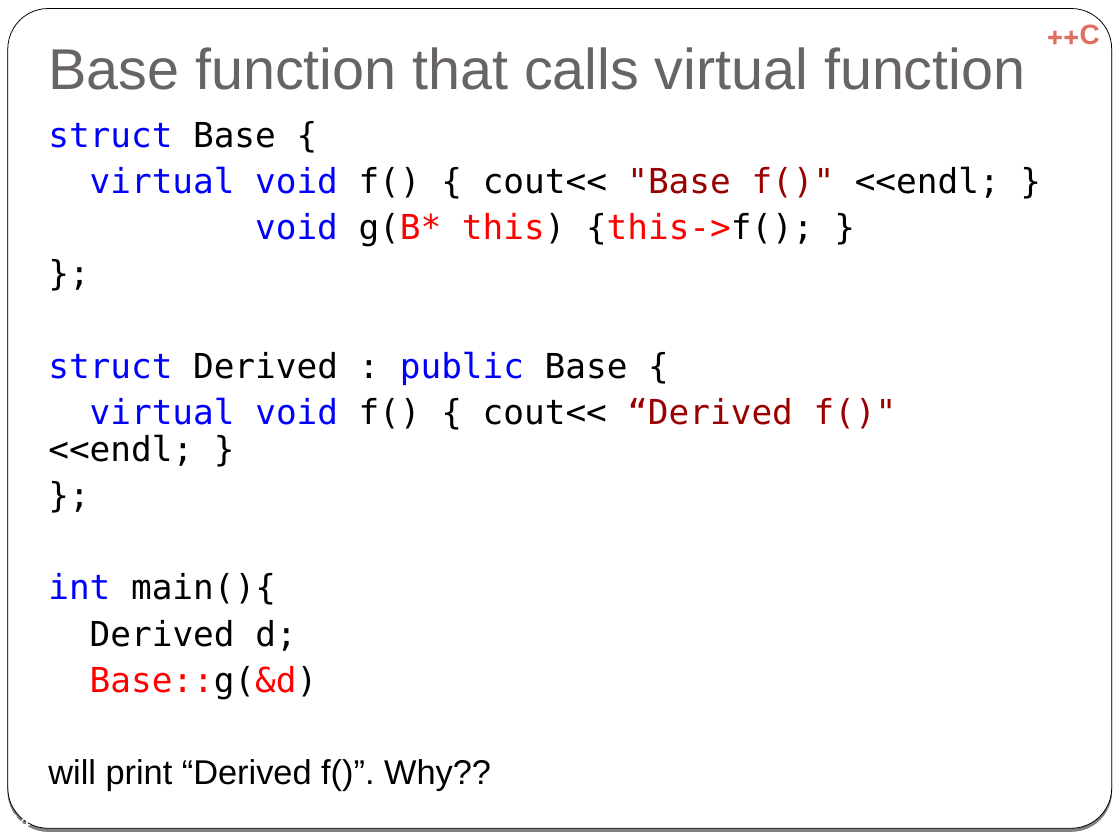
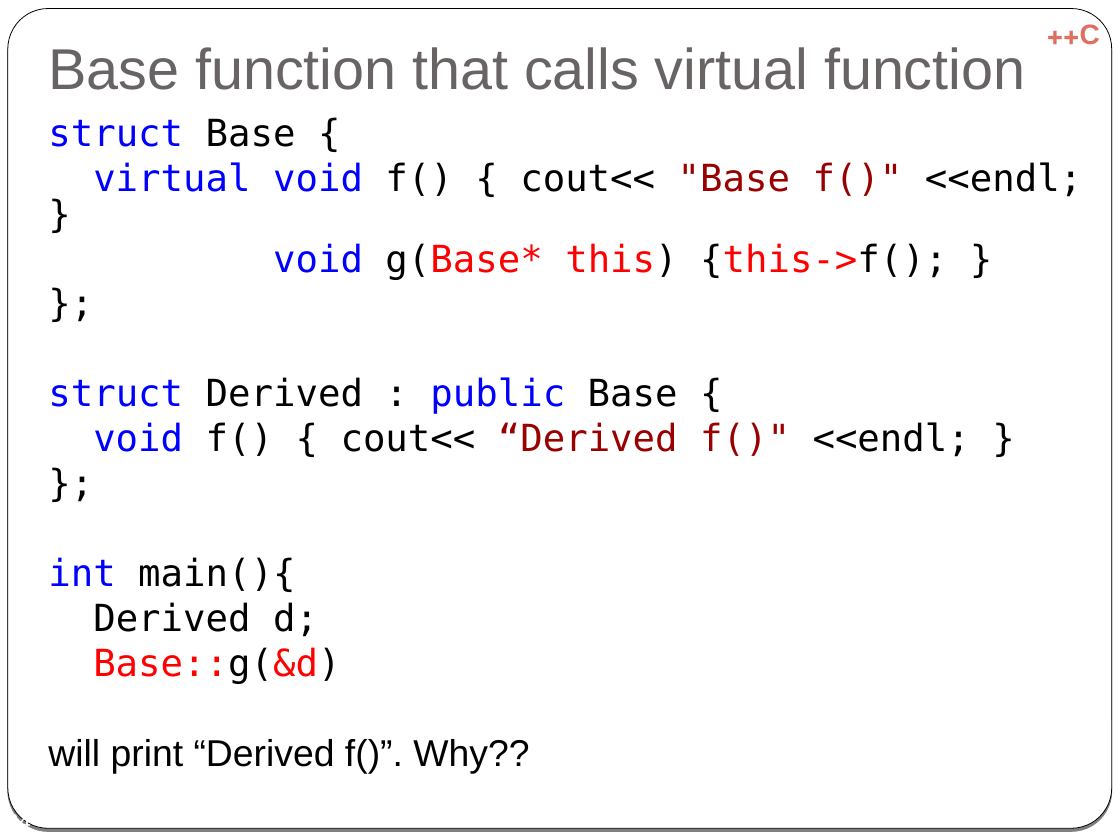
Before and after one commit to cpp-at-ariel/cpp-5778, a slide deck: slide 24 of week06-inheritance/slides-virtual.odp. Drawn at 1120x840 pixels with LibreOffice and Linux fonts; fonts in the diff are those of the drawing. Boxes give left, top, right and bottom in pixels: in the first picture for what was removed or moved away, otherwise in the second. Text is boxed around its words. In the diff, an @@ line names an element or a change of style, - is before the commit and + after.

```diff
--- a/week06-inheritance/slides-virtual.odp
+++ b/week06-inheritance/slides-virtual.odp
@@ text at (x1=48, y1=118, x2=1082, y2=773): size 22.1 to 24.1 pt in "struct Base {", "virtual void f() { cout<< "Base f()" ...", "};", "struct Derived : public Base {" and 5 more places; line spacing 0.9 to 0.8 @@
@@ text at (x1=273, y1=243, x2=947, y2=279): text changed; size 22.1 to 24.1 pt @@
-void g(B* this) {this->f(); }
+void g(Base* this) {this->f(); }
@@ text at (x1=93, y1=422, x2=970, y2=457): text changed; size 22.1 to 24.1 pt @@
-virtual void f() { cout<< “Derived f()" <<endl; }
+void f() { cout<< “Derived f()" <<endl; }
```
Also in this commit, not shown: 17 other slides changed, 1 slide added, 6 other files.
